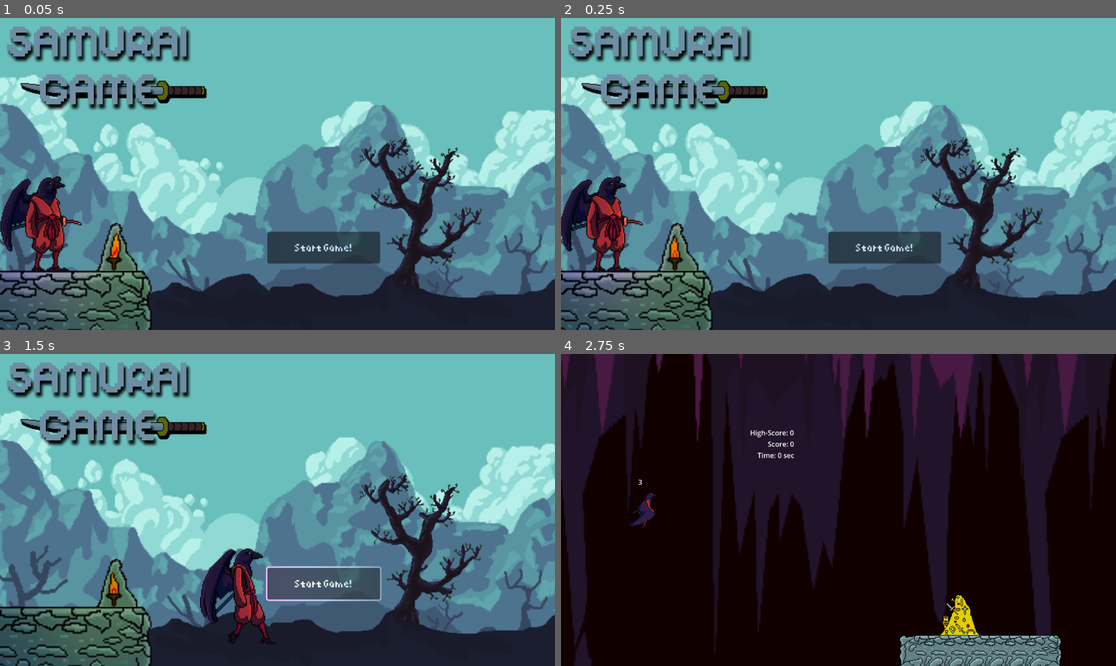
Above: before the commit, frames 1-4 (two rows, left to right).
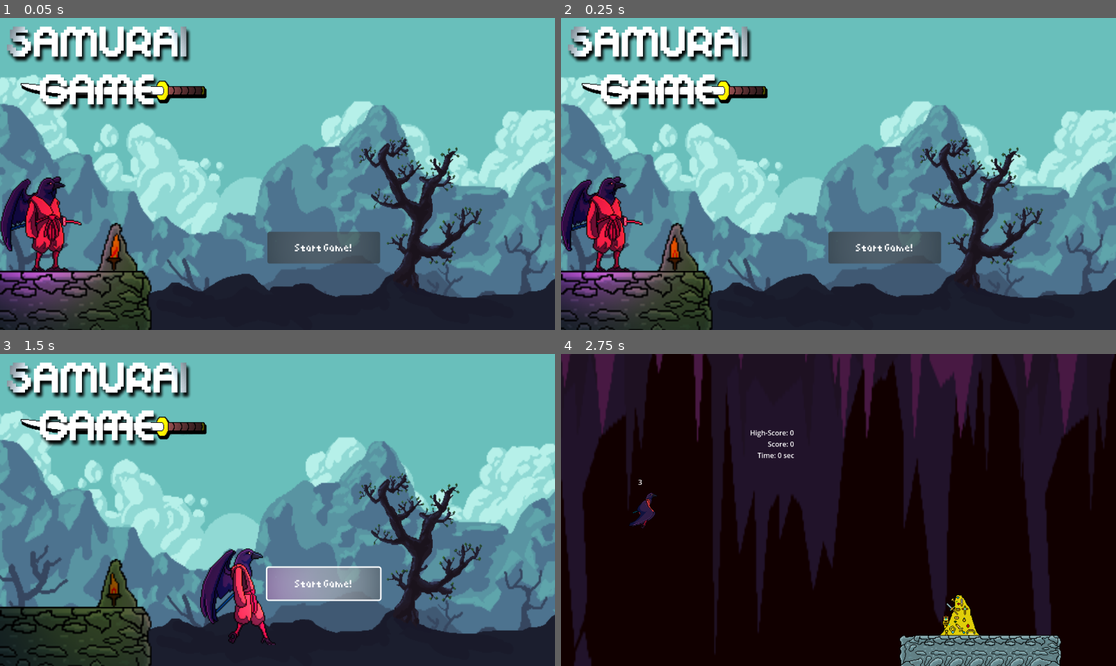
Above: after the commit, the same moments.

Repository: Neolanco/samurai-game
Game: Godot game, scene res://titlescreen.tscn
Two runs of this game, one before a commit and one after it. Both use one fixed random seed, a clock stepped at 60 frames per second and the inputs below.
Inputs:
- Up to frame 1 (0.05 s): no input
- Up to frame 2 (0.25 s): no input
- Up to frame 3 (1.5 s): click "Start Game!" at 0.5 s; click "Start Game!" at 1.25 s
- Up to frame 4 (2.75 s): tap Enter (ui_accept) at 2, 2.27 s; hold Right (ui_right) from 2.03 s (still down); hold Space from 2.03 s (still down)

The runs differ from the first frame. In frame 1, 10% of the frame differs, in the area x 0-66%, y 2-100%; in frame 2, 10%; in frame 3, 11%, in the area x 0-69%, y 2-100%; in frame 4, nothing differs.

Commit message:
Update titlescreen.tscn

Diff:
--- a/titlescreen.tscn
+++ b/titlescreen.tscn
@@ -18,7 +18,7 @@
 script = ExtResource("1_xus21")
 
 [node name="CanvasModulate" type="CanvasModulate" parent="."]
-color = Color(0.424547, 0.552514, 0.640089, 1)
+color = Color(0.164706, 0.215686, 0.25098, 1)
 
 [node name="TileMap" type="TileMap" parent="."]
 tile_set = ExtResource("2_aj342")
@@ -30,7 +30,7 @@
 
 [node name="PointLight2D" type="PointLight2D" parent="Player_dummy"]
 color = Color(1, 0.121569, 0.913725, 1)
-energy = 0.5
+energy = 1.36
 texture = ExtResource("5_oljv4")
 texture_scale = 0.6
 
@@ -60,7 +60,7 @@
 [node name="PointLight2D" type="PointLight2D" parent="UI/BTNstart"]
 position = Vector2(75, 20)
 scale = Vector2(1.5, 1.5)
-energy = 0.5
+energy = 2.94
 texture = ExtResource("5_oljv4")
 texture_scale = 0.6
 
@@ -117,4 +117,10 @@
 scale = Vector2(0.220833, 0.220833)
 texture = ExtResource("12_tno4j")
 
+[node name="PointLight2D2" type="PointLight2D" parent="Title"]
+scale = Vector2(6.79245, 6.79245)
+energy = 2.94
+texture = ExtResource("5_oljv4")
+texture_scale = 0.6
+
 [connection signal="pressed" from="UI/BTNstart" to="." method="_on_BTNstart_pressed"]
